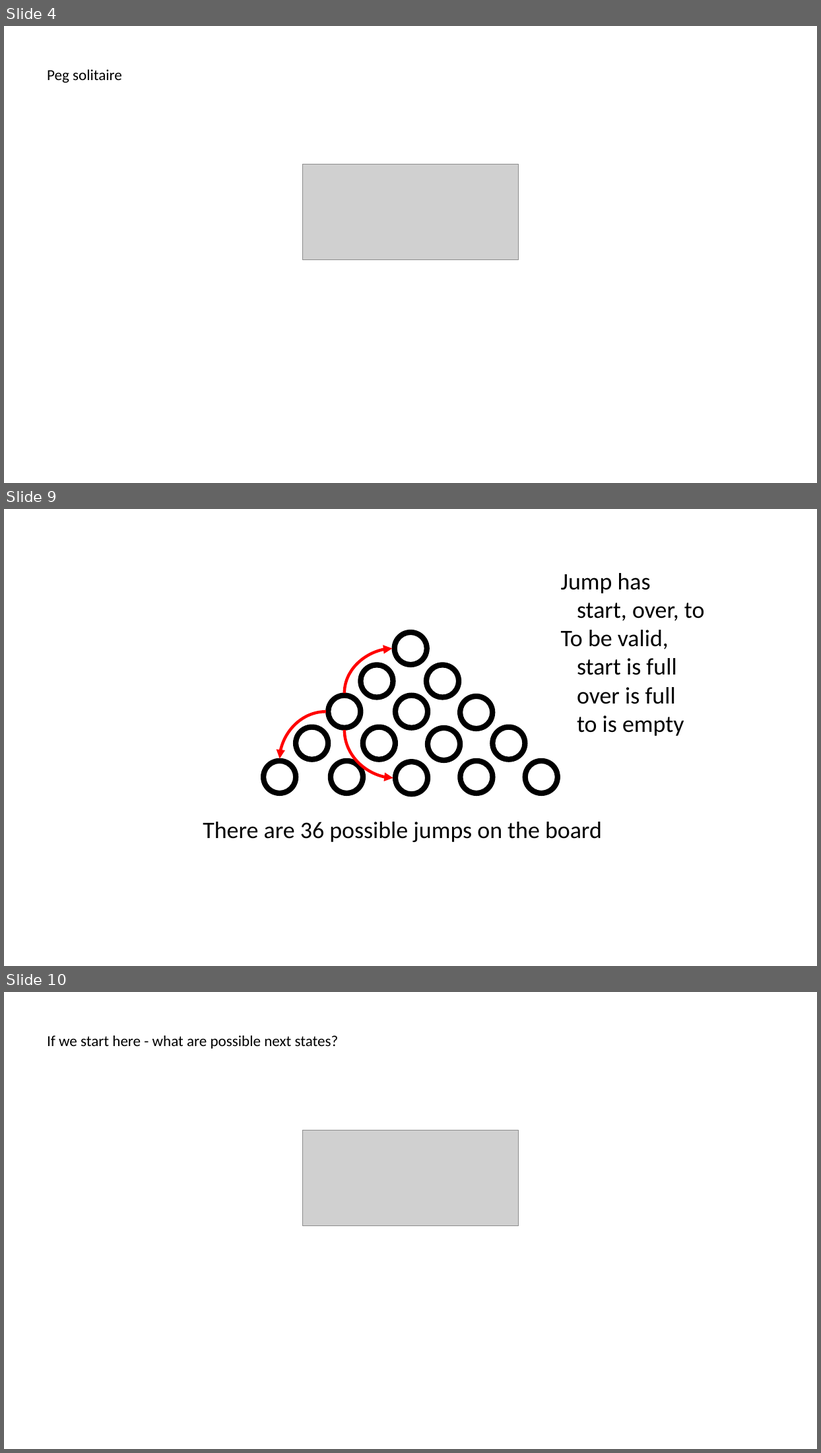
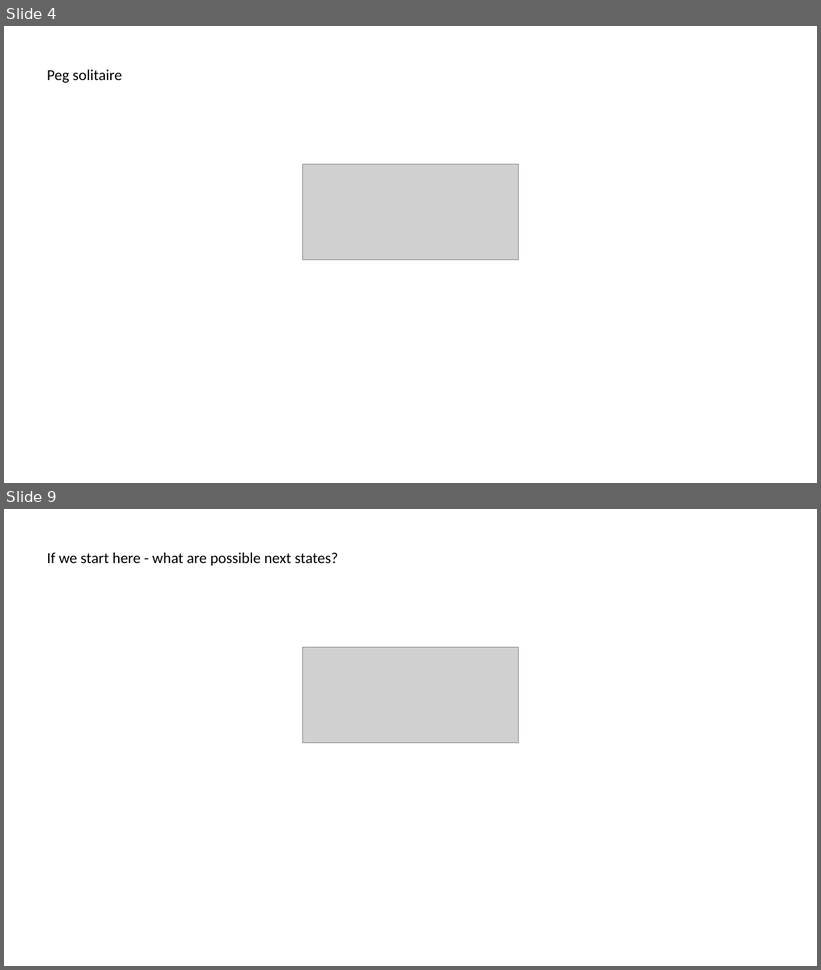
Before and after one commit to GregorKiczales/spd-materials, a slide deck: instructor/l17/l17-pad.pptx. Shown one above the other, each under a label of ours: slides 4, 9 and 10 before the commit, slides 4 and 9 after it; the slides between them are not shown. The pictures are 821x1453 and 821x970 pixels, drawn with LibreOffice and Linux fonts; fonts in the diff are those of the drawing; grey boxes stand for pictures. Boxes give left, top, right and bottom in pixels: in the first picture for what was removed or moved away, otherwise in the second. Text is boxed around its words. In the diff, an @@ line names an element or a change of style, - is before the commit and + after.

```diff
--- a/instructor/l17/l17-pad.pptx
+++ b/instructor/l17/l17-pad.pptx
@@ slide 9 removed at (4,509,817,966), background #FFFFFF @@
@@ text removed at (561,573,705,736) @@
-Jump has
-start, over, to
-To be valid,
-start is full
-over is full
-to is empty
@@ curved arrow removed from (345, 693) to (393, 649) @@
@@ curved arrow removed from (326, 712) to (280, 759) @@
@@ curved arrow removed from (345, 730) to (393, 778) @@
@@ group removed at (261,630,560,797): 15 donuts @@
@@ text removed at (203,822,602,842) @@
-There are 36 possible jumps on the board
@@ what was slide 10 is now slide 9 @@
```
Also in this commit, not shown: 6 slides changed, 1 other file.
